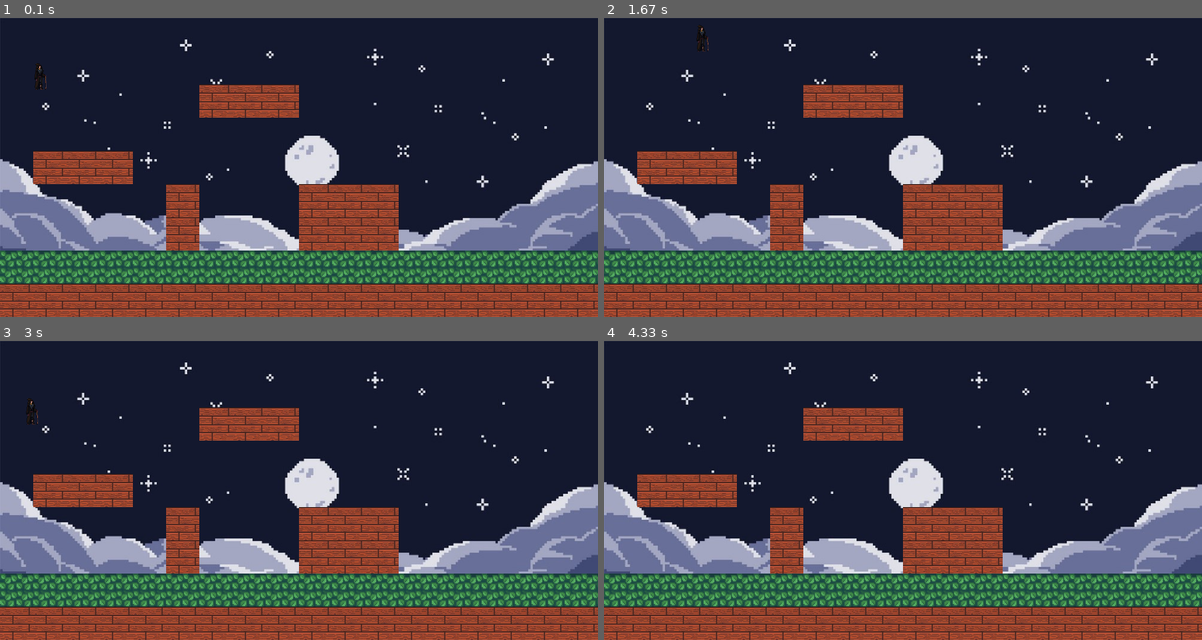
Above: before the commit, frames 1-4 (two rows, left to right).
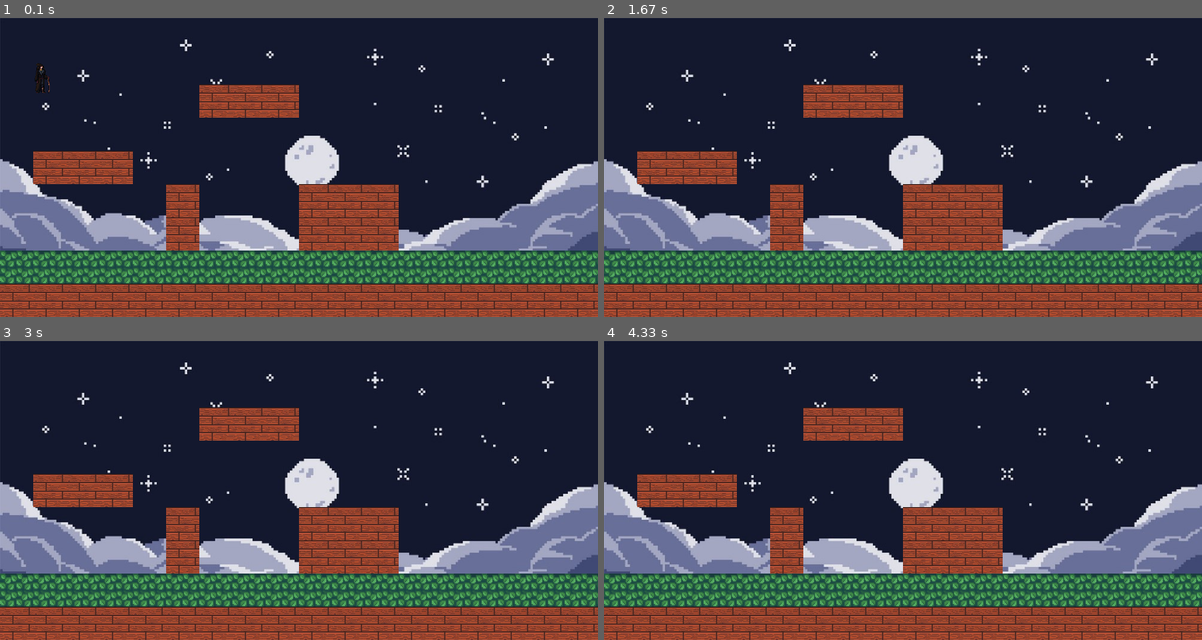
Above: after the commit, the same moments.

Repository: forg27/Pygame_Work
Game: pygame game, started from Wizard_Game.py
The game is run twice, just before and just after one commit, with the same random seed, the same clock (stepped at 60 frames per second) and the same inputs.
Inputs:
- Up to frame 1 (0.1 s): no input
- Up to frame 2 (1.67 s): tap Space at 0.33, 0.73, 1.03 s; hold D 0.67-1.13 s
- Up to frame 3 (3 s): hold A 1.67-2.2 s; tap Space at 1.73, 2.03 s
- Up to frame 4 (4.33 s): hold A 3.33-3.8 s; tap Space at 3.4, 3.7 s

The runs differ from the first frame. In frame 1, 0.1% of the frame differs, in the area x 5-9%, y 15-26%; in frame 2, less than 0.1%; in frame 3, less than 0.1%; in frame 4, nothing differs.

Commit message:
level fix

Diff:
--- a/Wizard_Game.py
+++ b/Wizard_Game.py
@@ -13,7 +13,7 @@
 class Player():
     def __init__(self,speed,x,y):
         img = py.image.load('img/player.png')
-        self.image = py.transform.scale(img,(40,80))
+        self.image = py.transform.scale(img,(50,90))
         self.rect = self.image.get_rect()
         self.speed = speed
         self.rect.y = y
@@ -36,7 +36,7 @@
 
         #Jumping
         if key[py.K_SPACE] and self.jumped == False:
-            self.y_velocity = -20
+            self.y_velocity = -25
             self.jumped = True
         if key[py.K_SPACE] == False:
             self.jumped = False
@@ -98,8 +98,9 @@
 [0, 0, 0, 0, 0, 1, 0, 0, 0, 1, 1, 1, 0, 0, 0, 0, 0, 0],
 [0, 0, 0, 0, 0, 1, 0, 0, 0, 1, 1, 1, 0, 0, 0, 0, 0, 0],
 [2, 2, 2, 2, 2, 2, 2, 2, 2, 2, 2, 2, 2, 2, 2, 2, 2, 2],
-[1, 1, 1, 1, 1, 1, 1, 1, 1, 1, 1, 1, 1, 1, 1, 1, 1, 1]
+[1, 1, 1, 1, 1, 1, 1, 1, 1, 1, 1, 1, 1, 1, 1, 1, 1, 1],
 ]
+
 
 
 
